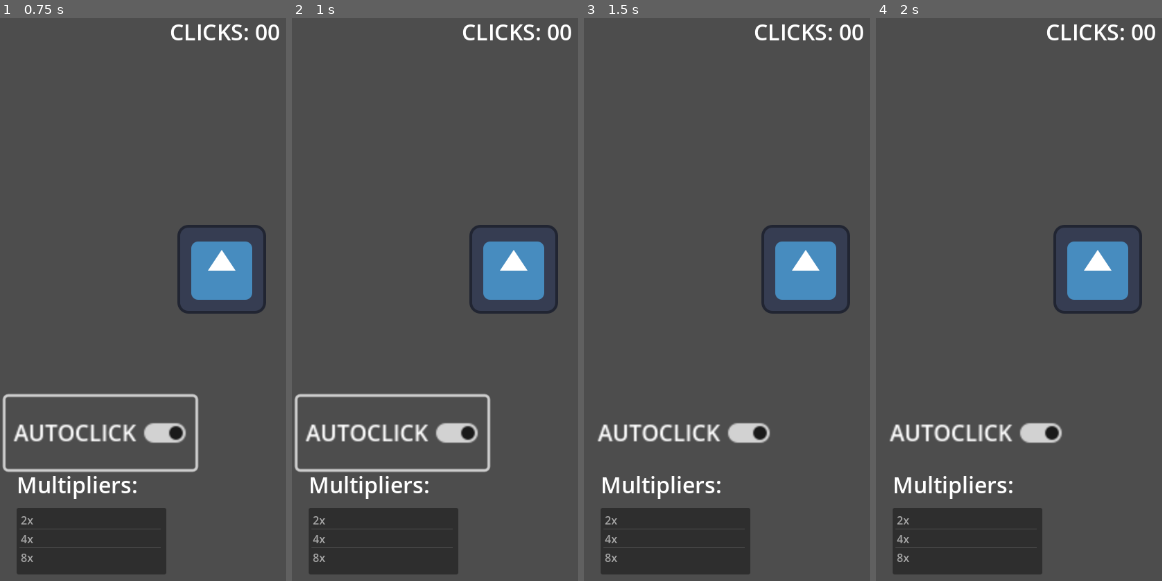
Above: before the commit, frames 1-4 (left to right).
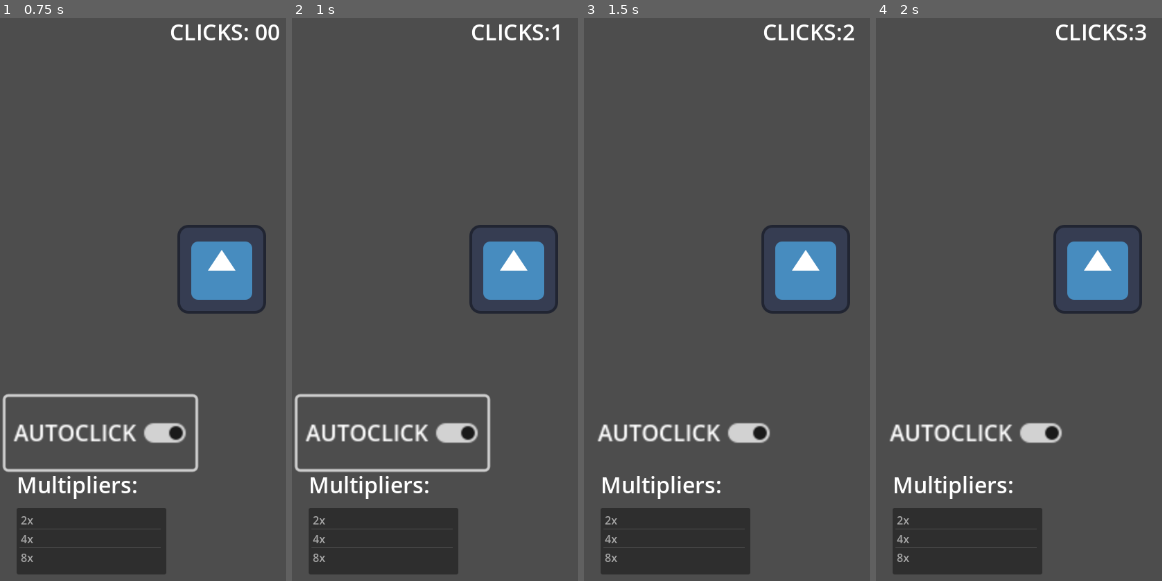
Above: after the commit, the same moments.

Repository: bakudas/clicker-godot
Game: Godot game, scene res://scenes/game.tscn
Same seed, same stepped clock (60 frames per second), same inputs: the game is played once before the commit and once after it. The engine's default icon, where the game draws it, is replaced by a stand-in: a white triangle on a blue panel in a dark square.
Inputs (mouse positions are in pixels of both pictures, inside the frame that each line leads up to):
- Up to frame 1 (0.75 s): click "AUTOCLICK" at 0.5 s
- Up to frame 2 (1 s): no input
- Up to frame 3 (1.5 s): click (807, 271) at 1.25 s
- Up to frame 4 (2 s): no input

Frame 1 is identical in both runs. In frame 2, 0.7% of the frame differs, in the area x 59-98%, y 1-5%; in frame 3, 0.7%; in frame 4, 0.7%.
Error before the commit: Invalid access to property or key 'type' on a base object of type 'Node2D (Click)'. (res://scenes/Click_presenter.gd:18)

Commit message:
refactor and fix some accessors bugs

Diff:
--- a/scenes/Click_presenter.gd
+++ b/scenes/Click_presenter.gd
@@ -15,7 +15,7 @@
 func _process(_delta):
 	_time_slapped += 1
 
-	match _click.type:
+	match _click._type:
 		_click.click_type.MANUAL_CLICK:
 			pass
 
@@ -25,7 +25,7 @@
 
 
 func _update_view() -> void:
-	_label.text = "CLICKS:" + str(_click.total_clicks)
+	_label.text = "CLICKS:" + str(_click.get_total_clicks())
 
 
 func _add_click(amount:int) -> void:
